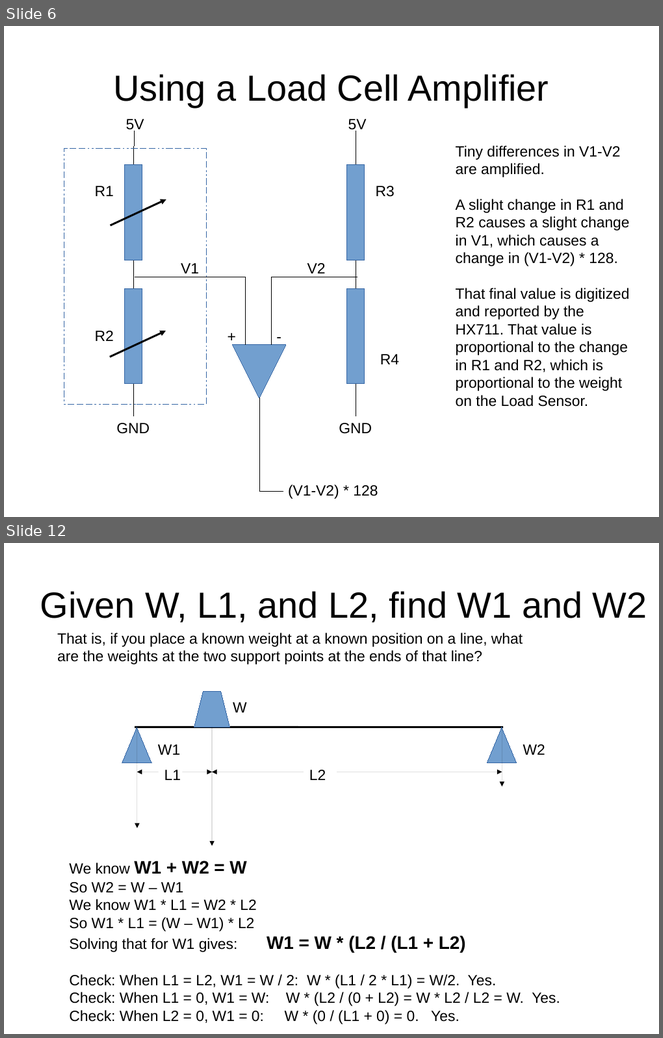
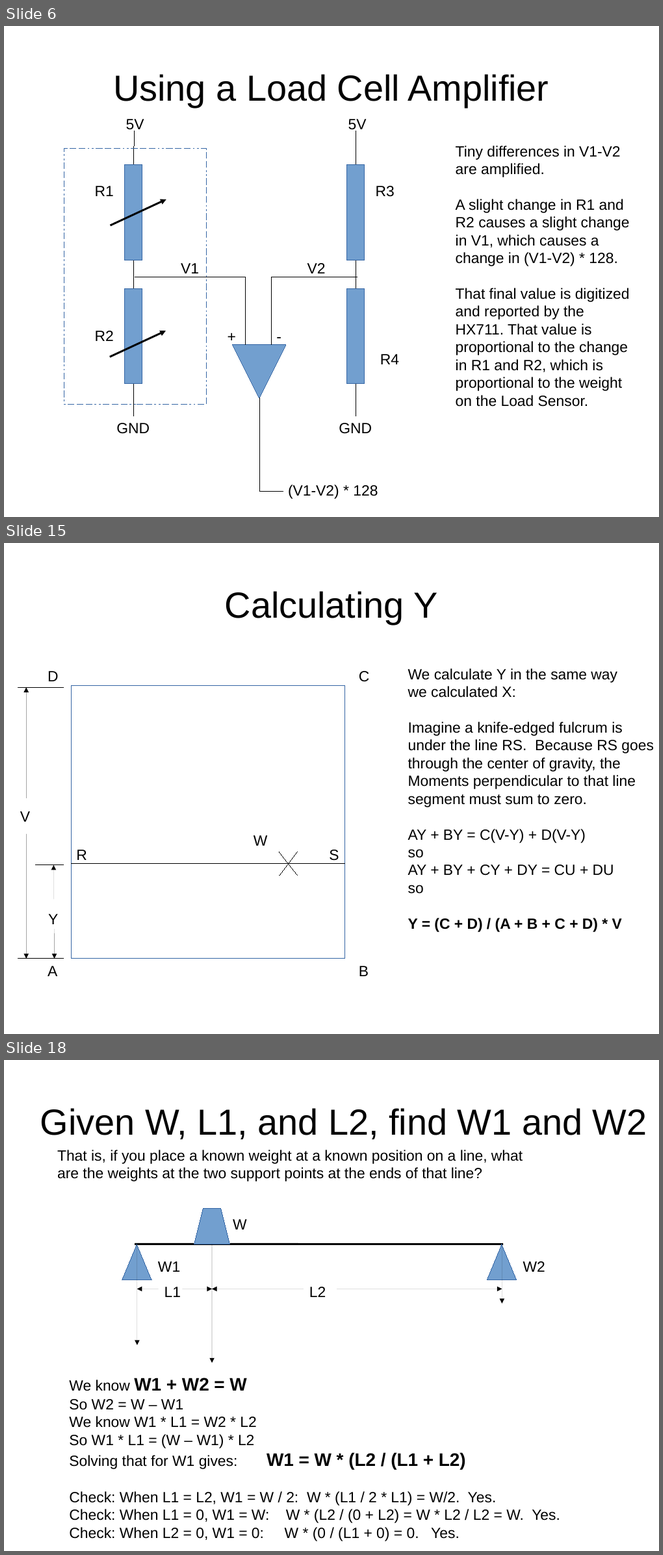
Before and after one commit to bneedhamia/CurieBLEWeightMonitor, a slide deck: ProjectMath.odp. Shown one above the other, each under a label of ours: slides 6 and 12 before the commit, slides 6, 15 and 18 after it; the slides between them are not shown. The pictures are 663x1038 and 663x1555 pixels, drawn with LibreOffice and Linux fonts; fonts in the diff are those of the drawing. Boxes give left, top, right and bottom in pixels: in the first picture for what was removed or moved away, otherwise in the second. Text is boxed around its words. In the diff, an @@ line names an element or a change of style, - is before the commit and + after.

Commit message:
redid the math to find center of gravity; marked the center of gravity of the top plywood circle

```diff
--- a/ProjectMath.odp
+++ b/ProjectMath.odp
@@ slide 15 added at [4,543,659,1034], background #FFFFFF @@
@@ title added at [225,591,438,624], 44 pt, text #000000 @@
+Calculating Y
@@ text added at [48,671,59,681], 18 pt, text #000000 @@
+D
@@ text added at [359,671,370,682], 18 pt, text #000000 @@
+C
@@ text added at [408,668,654,932], 18 pt, text #000000 @@
+We calculate Y in the same way
+we calculated X:
+Imagine a knife-edged fulcrum is
+under the line RS. Because RS goes
+through the center of gravity, the
+Moments perpendicular to that line
+segment must sum to zero.
+AY + BY = C(V-Y) + D(V-Y)
+so
+AY + BY + CY + DY = CU + DU
+so
+Y = (C + D) / (A + B + C + D) * V
@@ line added from (63, 687) to (18, 687), #000000 0 pt @@
@@ arrow added from (26, 798) to (26, 687), #000000 0 pt @@
@@ rectangle added at [71,686,345,959], outline #3465A4 0 pt @@
@@ text added at [20,811,30,822], 18 pt, text #000000 @@
+V
@@ arrow added from (26, 834) to (26, 959), #000000 0 pt @@
@@ text added at [76,850,87,864], 18 pt, text #000000 @@
+R
@@ text added at [254,835,268,846], 18 pt, text #000000 @@
+W
@@ line added from (297, 852) to (280, 876), #000000 0 pt @@
@@ line added from (298, 875) to (280, 852), #000000 0 pt @@
@@ text added at [329,850,339,864], 18 pt, text #000000 @@
+S
@@ line added from (63, 865) to (35, 865), #000000 0 pt @@
@@ arrow added from (53, 900) to (53, 865), #000000 0 pt @@
@@ line added from (345, 864) to (71, 864), #000000 0 pt @@
@@ text added at [48,914,58,925], 18 pt, text #000000 @@
+Y
@@ arrow added from (55, 930) to (55, 959), #000000 0 pt @@
@@ line added from (63, 959) to (18, 959), #000000 0 pt @@
@@ text added at [48,966,57,977], 18 pt, text #000000 @@
+A
@@ text added at [359,966,369,977], 18 pt, text #000000 @@
+B
@@ what was slide 12 is now slide 18 @@
```
Also in this commit, not shown: 7 slides changed, 5 other slides added, 1 slide removed, 2 other files.
